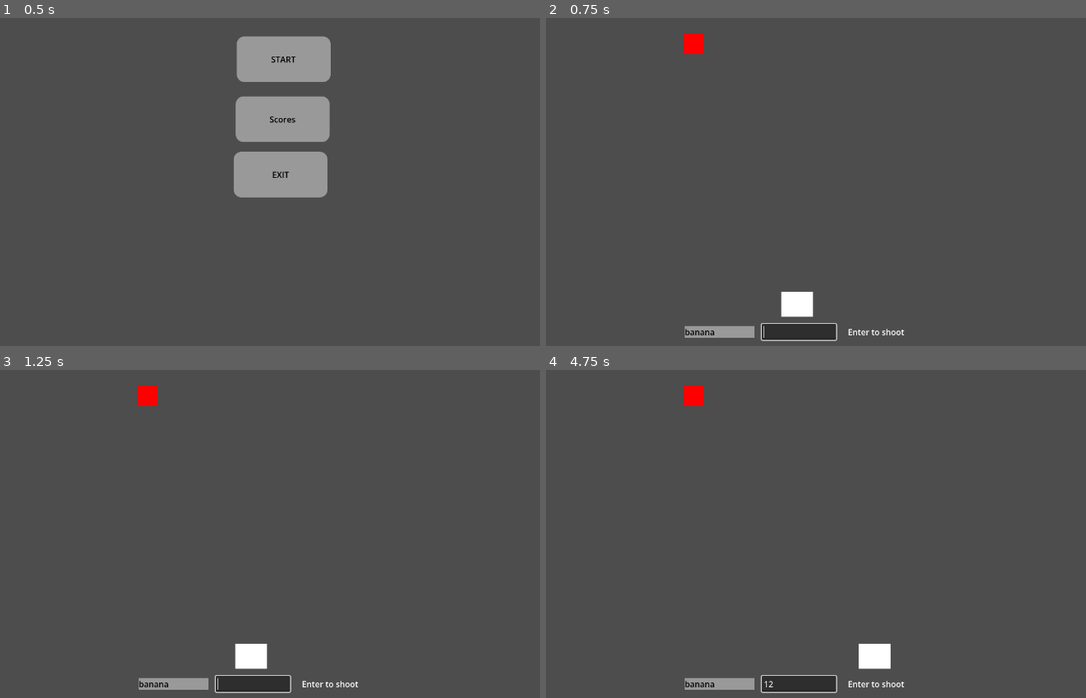
Above: before the commit, frames 1-4 (two rows, left to right).
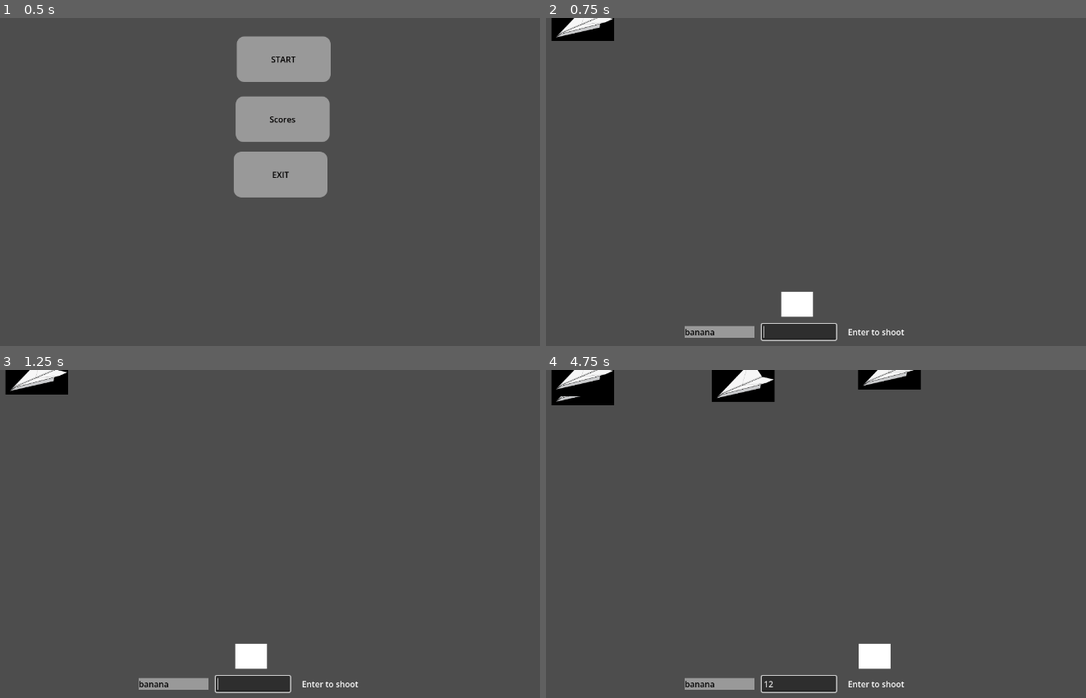
Above: after the commit, the same moments.

Repository: Jsalazar68/3390_project3
Game: Godot game, scene res://scenes/main_menu/Menu.tscn
Same seed, same stepped clock (60 frames per second), same inputs: the game is played once before the commit and once after it.
Inputs (mouse positions are in pixels of both pictures, inside the frame that each line leads up to):
- Up to frame 1 (0.5 s): no input
- Up to frame 2 (0.75 s): click "START" at 0.5 s
- Up to frame 3 (1.25 s): no input
- Up to frame 4 (4.75 s): click (799, 684) at 1.27 s; type "12" at 1.35 s; tap Enter (ui_accept) at 2, 2.27, 3.02, 4.52 s; hold Right (ui_right) 2.03-3.53 s; hold Left (ui_left) 3.53-4.28 s; hold Right (ui_right) from 4.28 s (still down)

Frame 1 is identical in both runs. In frame 2, 1.0% of the frame differs, in the area x 1-30%, y 0-11%; in frame 3, 1.1%; in frame 4, 3.3%, in the area x 1-70%, y 0-11%.

Commit message:
spawn logic
new Enemy.tcsm, with sprite and node2d, has a child collision shape, but collision doesnt work yet. spawn logic inside Game.gd and the Enemy.gd has the physics of the sprite moving downwards and thats it

Diff:
--- /dev/null
+++ b/Scenes/game/Enemy.tscn
@@ -0,0 +1,16 @@
+[gd_scene format=3 uid="uid://ceq056rkdlvir"]
+
+[ext_resource type="Script" uid="uid://h3j5sik35t46" path="res://Scenes/game/enemy.gd" id="1_a75k1"]
+[ext_resource type="Texture2D" uid="uid://cmqak0wuielce" path="res://assets/sprites/enemyplane.png" id="1_t28hw"]
+
+[sub_resource type="CircleShape2D" id="CircleShape2D_f6tw0"]
+radius = 172.80687
+
+[node name="Enemy" type="Sprite2D" unique_id=1501290424]
+position = Vector2(31.000004, 7.625)
+scale = Vector2(0.2747748, 0.38133642)
+texture = ExtResource("1_t28hw")
+script = ExtResource("1_a75k1")
+
+[node name="CollisionShape2D" type="CollisionShape2D" parent="." unique_id=2021526251]
+shape = SubResource("CircleShape2D_f6tw0")
--- /dev/null
+++ b/Scenes/game/enemy.gd
@@ -0,0 +1,6 @@
+extends Sprite2D
+
+@export var speed = 0.1
+
+func _physics_process(delta: float) -> void:
+	global_position.y += speed
--- a/scenes/game/Game.tscn
+++ b/scenes/game/Game.tscn
@@ -119,6 +119,25 @@
 [node name="targetSpawn" type="Marker2D" parent="." unique_id=362909597]
 position = Vector2(356, 48)
 
+[node name="EnemySpawnContainer" type="Node2D" parent="." unique_id=1013780922]
+
+[node name="Marker2D" type="Marker2D" parent="EnemySpawnContainer" unique_id=1541138547]
+position = Vector2(142, 3)
+
+[node name="Marker2D2" type="Marker2D" parent="EnemySpawnContainer" unique_id=1348182692]
+position = Vector2(455, 2)
+
+[node name="Marker2D3" type="Marker2D" parent="EnemySpawnContainer" unique_id=447744940]
+position = Vector2(740, -16)
+
+[node name="Marker2D4" type="Marker2D" parent="EnemySpawnContainer" unique_id=1205617543]
+position = Vector2(1052, 0)
+
+[node name="EnemyContainer" type="Node" parent="." unique_id=1794667496]
+
+[node name="SpawnTimer" type="Timer" parent="." unique_id=713875536]
+
 [connection signal="text_submitted" from="input" to="." method="_on_input_text_submitted"]
 [connection signal="timeout" from="Timer" to="." method="_on_timer_timeout"]
 [connection signal="pressed" from="game_Over/submit_button" to="." method="_on_submit_button_pressed"]
+[connection signal="timeout" from="SpawnTimer" to="." method="_on_spawn_timer_timeout"]
--- a/scripts/gameplay/game.gd
+++ b/scripts/gameplay/game.gd
@@ -1,11 +1,17 @@
 extends Node2D
+
+var Enemy = preload("res://Scenes/game/Enemy.tscn")
+
 
 var words = ["apple", "banana", "cat"]
 var current_word = ""
 var count: int = 0;
 @onready var player = $Player
-@onready var target_spawn = $targetSpawn
+#@onready var target_spawn = $targetSpawn
+@onready var enemy_container = $EnemyContainer
+@onready var spawn_enemy_container = $EnemySpawnContainer
 @onready var bullet_spawn = $Player/bulletSpawn
+@onready var spawn_timer = $SpawnTimer
 var bullet_scene = preload("res://scenes/game/Bullet.tscn")
 var target_scene = preload("res://scenes/game/Target.tscn")
 func shoot():
@@ -18,12 +24,15 @@
 	bullet.global_position = $Player/bulletSpawn.global_position
 
 
-func _ready():
+func _ready() -> void:
 	next_word()
+	randomize()
+	spawn_timer.start()
+	spawn_enemy()
 	$game_Over.visible = false
-	var target = target_scene.instantiate()
-	add_child(target)
-	target.global_position = target_spawn.global_position
+	#var target = target_scene.instantiate()
+	#add_child(target)
+	#target.global_position = target_spawn.global_position
 
 
 
@@ -76,3 +85,14 @@
 	get_tree().change_scene_to_file("res://scripts/gameplay/score.gd")
 	var name = $game_Over/nameInput.text
 	Network.send_score(name, count)
+
+
+func _on_spawn_timer_timeout() -> void:
+	spawn_enemy()
+
+func spawn_enemy():
+	var enemy_instance = Enemy.instantiate()
+	var spawns = spawn_enemy_container.get_children()
+	var index = randi() % spawns.size()
+	enemy_container.add_child(enemy_instance)
+	enemy_instance.global_position = spawns[index].global_position
Not shown, added: Scenes/game/enemy.gd.uid
